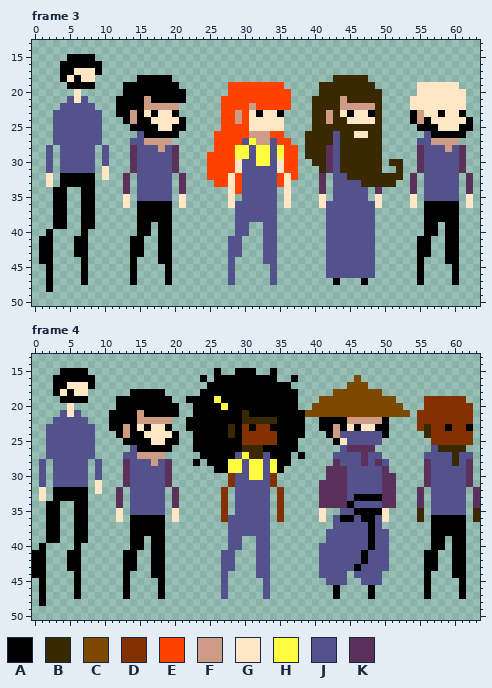
Two versions of one pixel-art file, Concept/characters.aseprite. The first picture shows the starting point.
64x64 pixels, 4 frames. Shown: frame 3: x 0..63, y 13..50; frame 4: x 0..63, y 13..50.
Palette (. is transparent): A #000000  B #3a2802  C #7d4900  D #833100  E #ff4200  F #ce9c85  G #ffe7c5  H #fffc40  J #53528c  K #5b315b
Once edited:
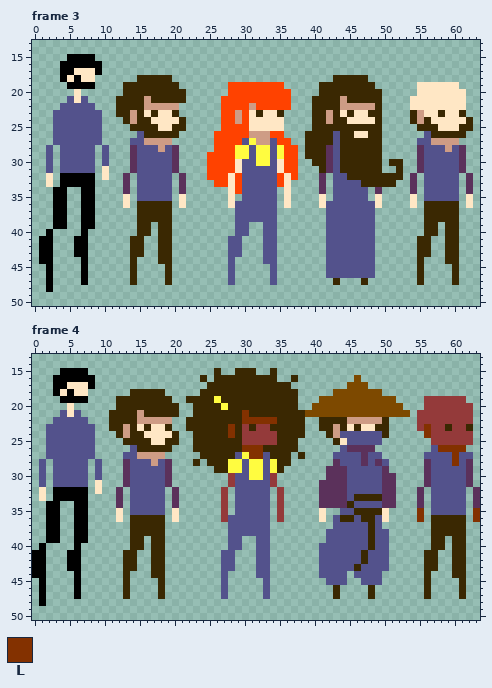
Colours new in this view: L #833100
What changed:
colour D: #833100 -> #943a3a
Changed rows in their new state; - is a pixel that keeps its letter.
Frame 3:
first column x 12:
18 ---BBBBB-------------------------------------------
19 -BBBBBBBB------------------------------------------
20 -BBBBBBBBB-----------------------------------------
21 BBBB-BBBBB-----------------------------------------
22 BBBB-----------------------------------------------
23 BB-B-B--B-----------B--B---------B--B-----B---B--B-
24 -B-BB----B--------------------------------B-B-----B
25 --BBBB--BB---------------------------------BBB---BB
26 ----BBBBB------------------------------------BBBBB-
first column x 14:
36 -BBBBB------------------------------------BBBBB
37 -BBBBB------------------------------------BBBBB
38 -BBBBB------------------------------------BBBBB
39 -BB-BB------------------------------------BB-BB
40 -BB-BB------------------------------------BB-BB
41 BB--BB-----------------------------------BB--BB
42 BB--BB-----------------------------------BB--BB
43 BB--BB-----------------------------------BB--BB
44 B---BB-----------------------------------B---BB
45 B----B-----------------------------------B----B
46 B----B-----------------------------------B----B
47 B----B-----------------------B---B-------B----B
Frame 4:
first column x 11:
15 ---------------B--BBB--B----------------------------
16 -------------B-BBBBBBBBB--B-------------------------
17 --------------BBBBBBBBBBBB--------------------------
18 ---BBBBB-----BBBBBBBBBBBBBB-------------------------
19 -BBBBBBBB--BBBB-BBBBBBBBBBB-------------------------
20 -BBBBBBBBB--BBBB-BBBBBBBBBB-------------------------
21 BBBB-BBBBB--BBBBBBBLBBBBBBBB------------------------
22 BBBB-------BBBBBBBBLLLLLBBBB--BBBB-----B------------
23 BB-B-B--B--BBBBBBLB-B--BBBBB--BB-B-B--BB-----L--B--B
24 -B-BB----B--BBBBBLB-----BBBB---B-------B-----L------
25 --BBBB--BB--BBBBBBB-----BBB-----B-------------------
26 ----BBBBB---BBBBBBBLLLBBBBB--------------------LLLL-
27 -------------BBBBB--LL-BBB-B---------------------L--
28 ------------B-BBB-------BB-----------------------L--
29 ---------------BB-------B---------------------------
first column x 13:
33 ---------------------------------BBBB--------------
34 --------------------------------B------------------
35 ---------------------------------BBBB-----L-------L
36 -BBBBB-------------------------BB-BB------L-BBBBB-L
37 -BBBBB-----------------------------B--------BBBBB--
38 -BBBBB-----------------------------B--------BBBBB--
39 -BB-BB-----------------------------B--------BB-BB--
40 -BB-BB-----------------------------B--------BB-BB--
41 BB--BB----------------------------B--------BB--BB--
42 BB--BB----------------------------B--------BB--BB--
43 BB--BB---------------------------B---------BB--BB--
44 B---BB-------------------------------------B---BB--
45 B----B-------------------------------------B----B--
46 B----B------------------------B----B-------B----B--
47 B----B------------------------B----B-------B----B--
